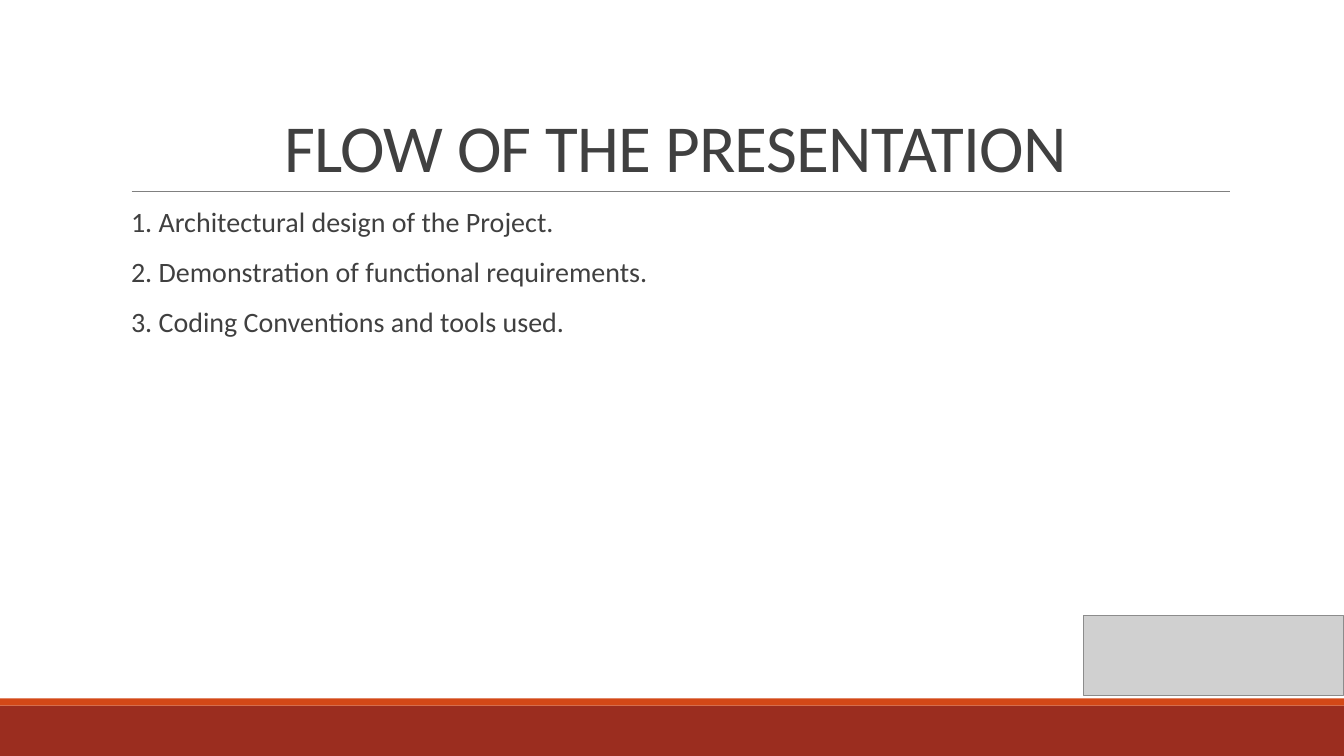
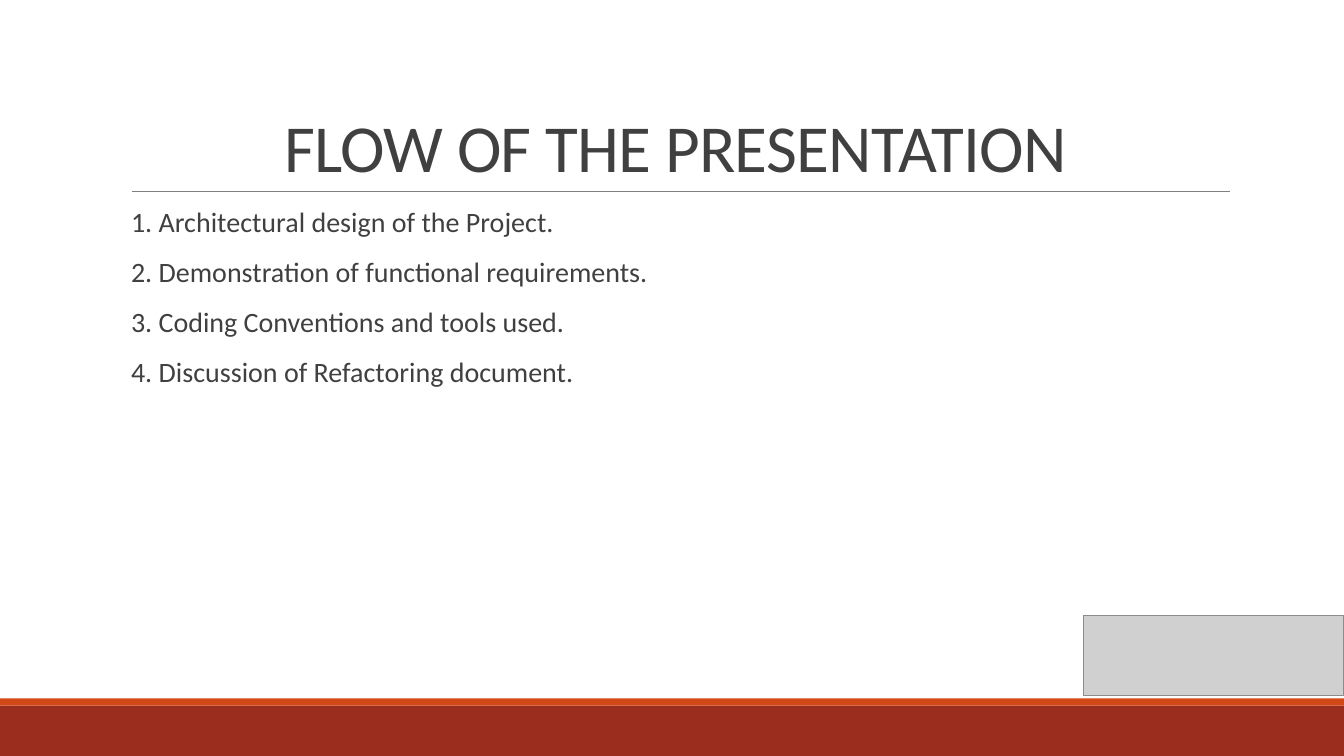
Before and after one commit to meghaksh/riskgame-team07, a slide deck: slide 2 of resource/RISK GAME.pptx. Drawn at 1344x756 pixels with LibreOffice and Linux fonts; fonts in the diff are those of the drawing; grey boxes stand for pictures. Boxes give left, top, right and bottom in pixels: in the first picture for what was removed or moved away, otherwise in the second. Text is boxed around its words. In the diff, an @@ line names an element or a change of style, - is before the commit and + after.

```diff
--- a/resource/RISK GAME.pptx
+++ b/resource/RISK GAME.pptx
@@ text at [131, 362, 573, 387]: paragraph added @@
+  4. Discussion of Refactoring document.
```
Also in this commit, not shown: 2 other slides changed.
